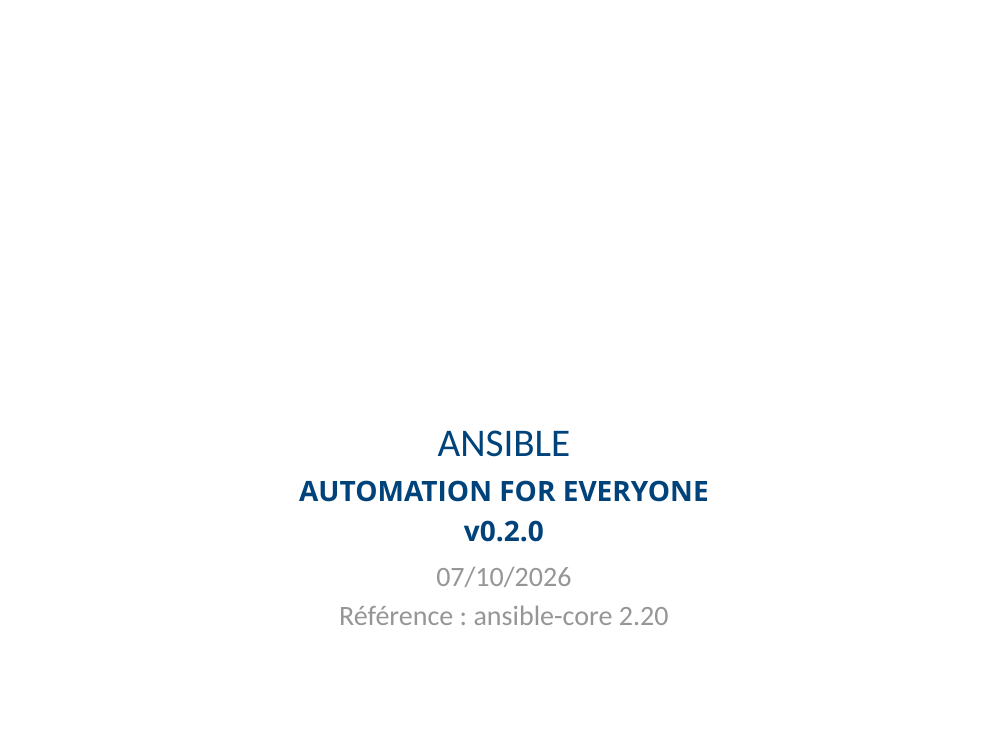
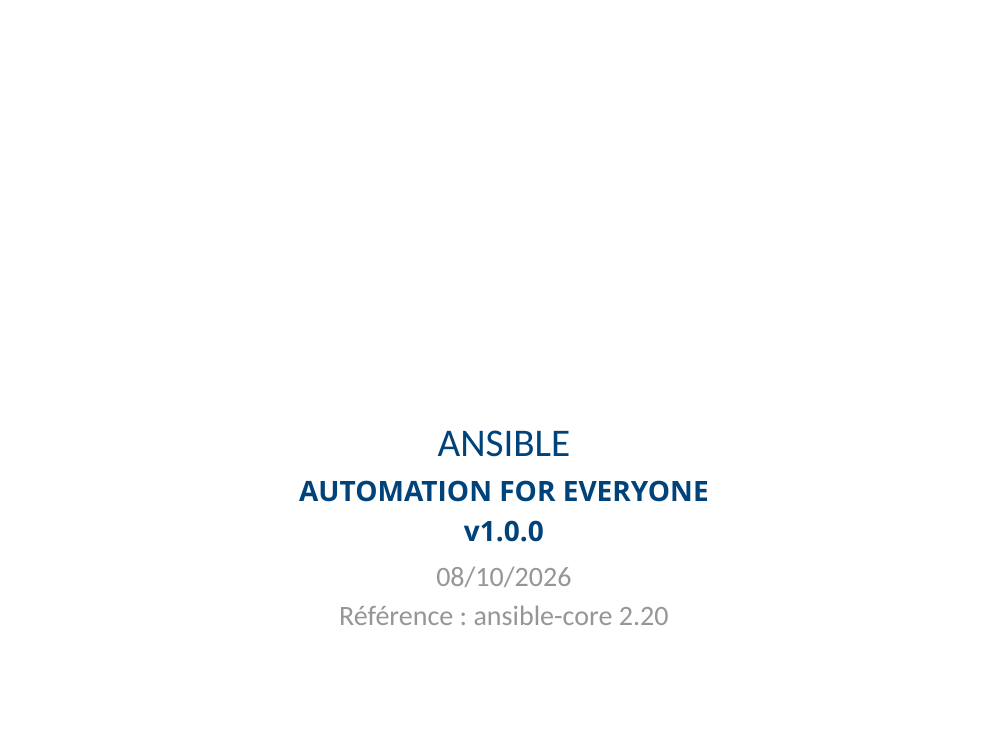
Before and after one commit to CCoupel/ansible-training, a slide deck: slide 2 of Ansible Training.pptx. Drawn at 1008x756 pixels with LibreOffice and Linux fonts; fonts in the diff are those of the drawing. Boxes give left, top, right and bottom in pixels: in the first picture for what was removed or moved away, otherwise in the second. Text is boxed around its words. In the diff, an @@ line names an element or a change of style, - is before the commit and + after.

```diff
--- a/Ansible Training.pptx
+++ b/Ansible Training.pptx
@@ text at bbox=[464, 520, 544, 542]: text changed @@
-v0.2.0
+v1.0.0
@@ text at bbox=[436, 566, 571, 587]: text changed @@
-07/10/2026
+08/10/2026
```
